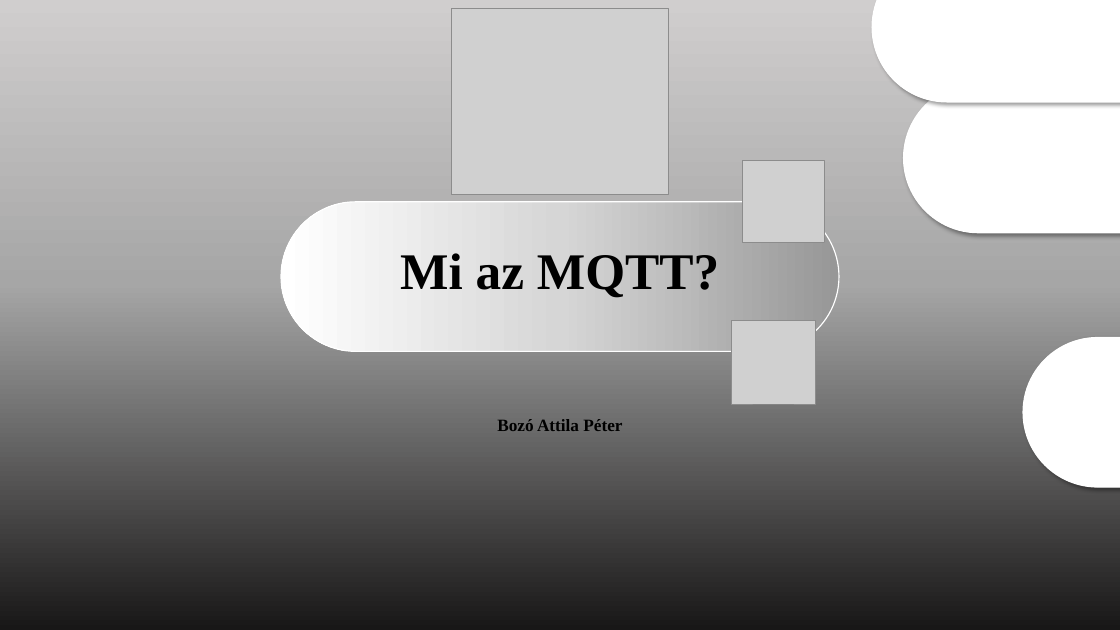
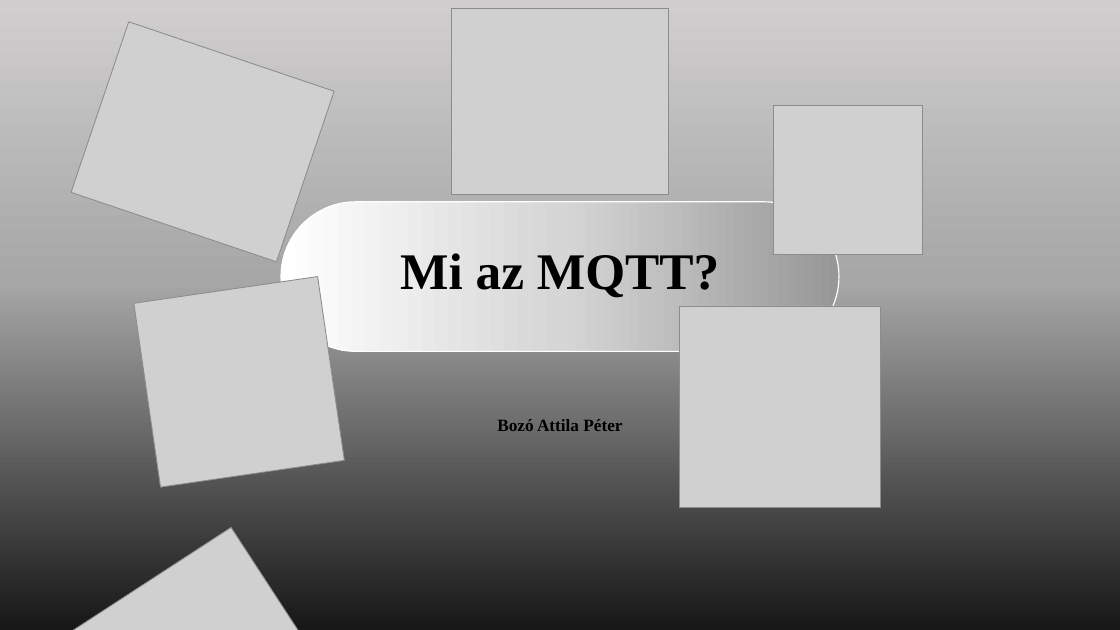
Before and after one commit to bozoattila99-svg/Bozo_Gyarfas_Kotlar, a slide deck: slide 2 of MQTT Bozó Attila Péter.pptx. Drawn at 1120x630 pixels with LibreOffice and Linux fonts; fonts in the diff are those of the drawing; grey boxes stand for pictures. Boxes give left, top, right and bottom in pixels: in the first picture for what was removed or moved away, otherwise in the second. Text is boxed around its words. In the diff, an @@ line names an element or a change of style, - is before the commit and + after.

Commit message:
Add files via upload
2026.01.06

```diff
--- a/MQTT Bozó Attila Péter.pptx
+++ b/MQTT Bozó Attila Péter.pptx
@@ picture added at <box>71,22,334,262</box> @@
@@ rounded rectangle removed at <box>872,0,1120,102</box> @@
@@ rounded rectangle removed at <box>904,83,1120,233</box> @@
@@ picture: place and size @@
-picture at <box>743,160,825,243</box>
+picture at <box>773,105,923,255</box>
@@ picture added at <box>134,277,344,487</box> @@
@@ picture: place and size @@
-picture at <box>731,320,815,404</box>
+picture at <box>679,306,881,507</box>
@@ rounded rectangle removed at <box>1023,338,1120,487</box> @@
@@ picture added at <box>0,528,399,630</box> @@
```
Also in this commit, not shown: 1 other slide changed, 2 slides added.
